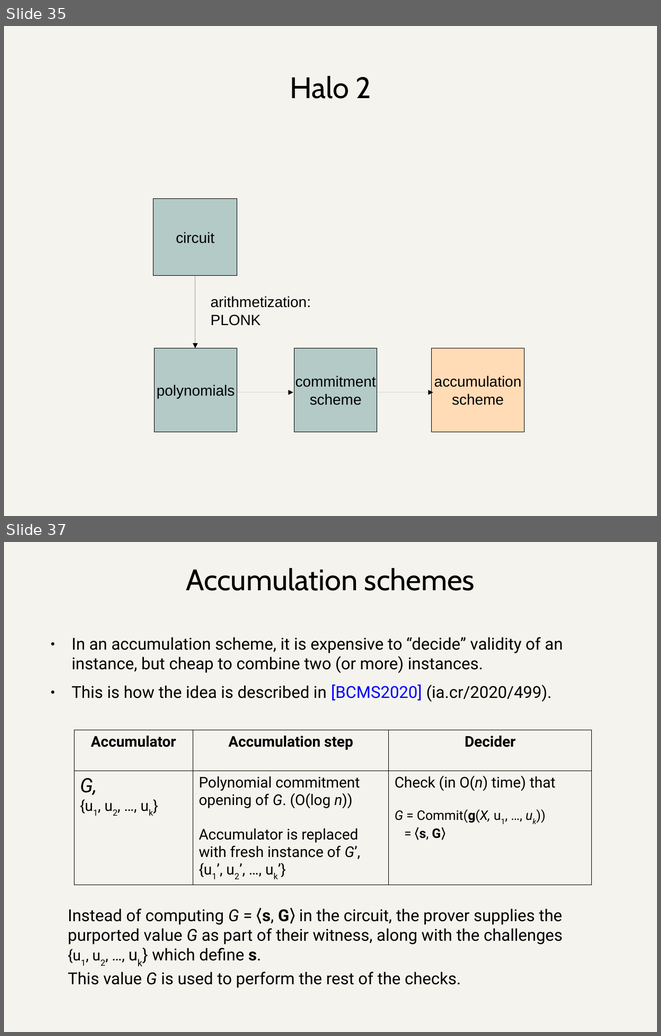
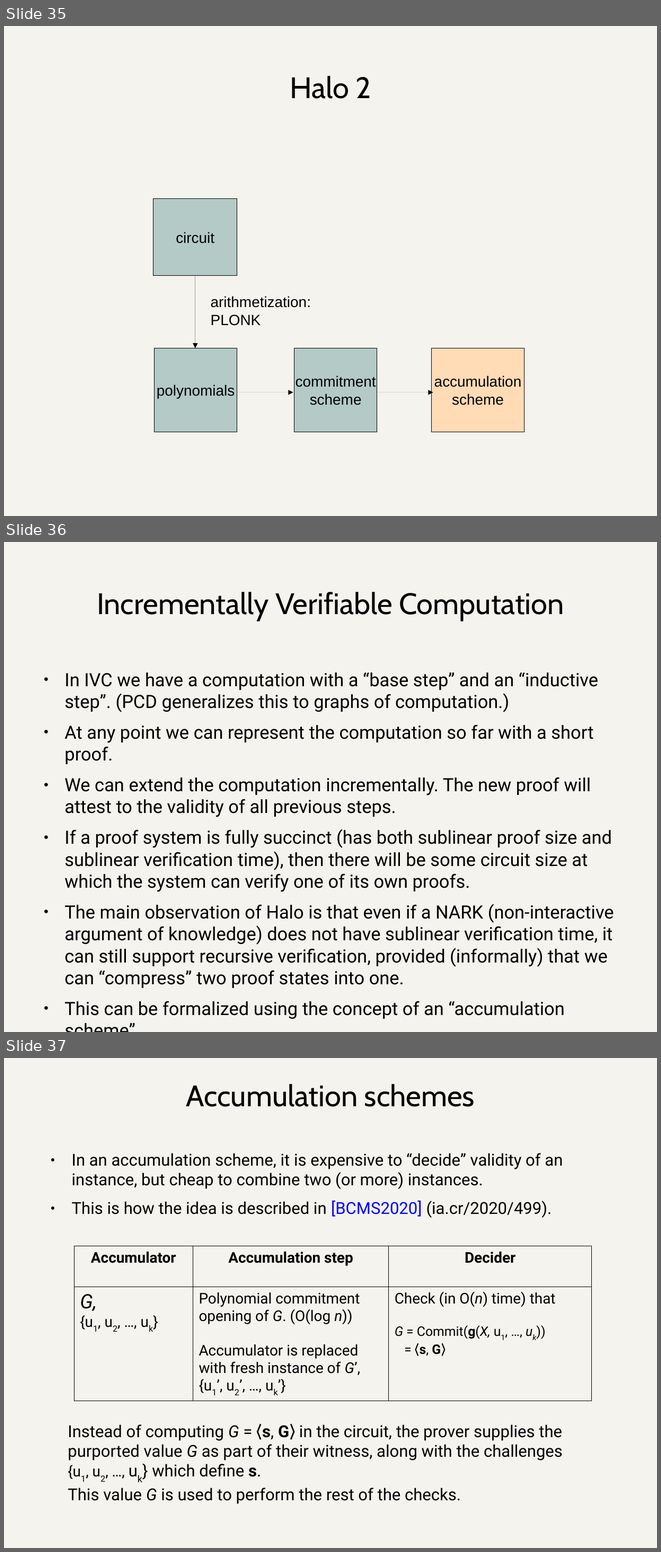
Before and after one commit to daira/halographs, a slide deck: deepdive.odp. Shown one above the other, each under a label of ours: slides 35 and 37 before the commit, slides 35, 36 and 37 after it; the slides between them are not shown. The pictures are 661x1036 and 661x1552 pixels, drawn with LibreOffice and Linux fonts; fonts in the diff are those of the drawing. Boxes give left, top, right and bottom in pixels: in the first picture for what was removed or moved away, otherwise in the second. Text is boxed around its words. In the diff, an @@ line names an element or a change of style, - is before the commit and + after.

```diff
--- a/deepdive.odp
+++ b/deepdive.odp
@@ slide 36 added at bbox=[4, 542, 657, 1032], background #F4F3ED @@
@@ title added at bbox=[97, 592, 564, 620], 36 pt, text #000000 @@
+Incrementally Verifiable Computation
@@ text added at bbox=[64, 672, 614, 1018], 22.2 pt, text #000000 @@
+● In IVC we have a computation with a “base step” and an “inductive step”. (PCD generalizes this to graphs of computation.)
+● At any point we can represent the computation so far with a short proof.
+● We can extend the computation incrementally. The new proof will attest to the validity of all previous steps.
+● If a proof system is fully succinct (has both sublinear proof size and sublinear verification time), then there will be some circuit size at which the system can verify one of its own proofs.
+● The main observation of Halo is that even if a NARK (non-interactive argument of knowledge) does not have sublinear verification time, it can still support recursive verification, provided (informally) that we can “compress” two proof states into one.
+● This can be formalized using the concept of an “accumulation scheme”.
```
Also in this commit, not shown: 1 slide removed, 1 other file.
